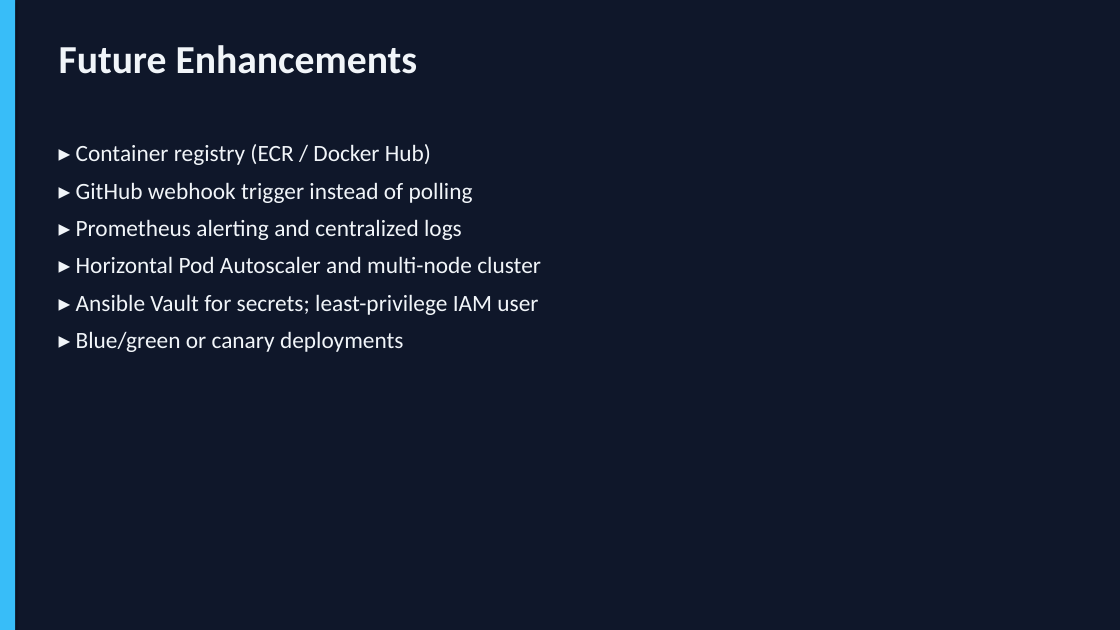
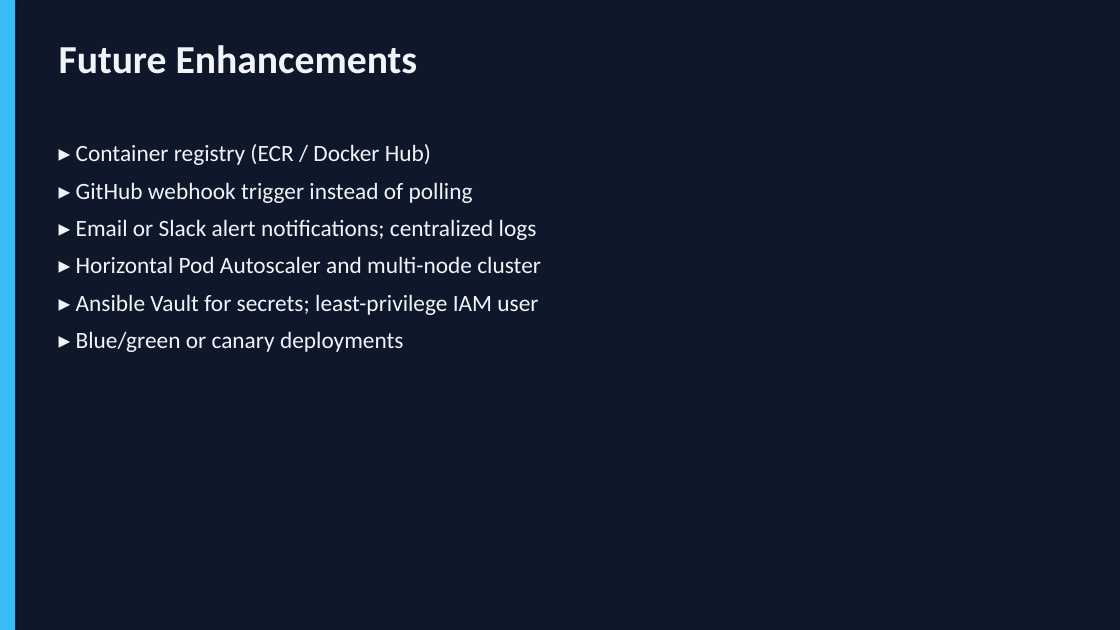
Before and after one commit to chaitanyasai9666/Devops-project, a slide deck: slide 17 of NLP_API_DevOps_Presentation.pptx. Drawn at 1120x630 pixels with LibreOffice and Linux fonts; fonts in the diff are those of the drawing. Boxes give left, top, right and bottom in pixels: in the first picture for what was removed or moved away, otherwise in the second. Text is boxed around its words. In the diff, an @@ line names an element or a change of style, - is before the commit and + after.

Commit message:
Add Alertmanager with an alert for missing pods

```diff
--- a/NLP_API_DevOps_Presentation.pptx
+++ b/NLP_API_DevOps_Presentation.pptx
@@ text at box(76, 219, 537, 240): text changed @@
-▸ Prometheus alerting and centralized logs
+▸ Email or Slack alert notifications; centralized logs
```
Also in this commit, not shown: 5 other slides changed, 3 other files.
